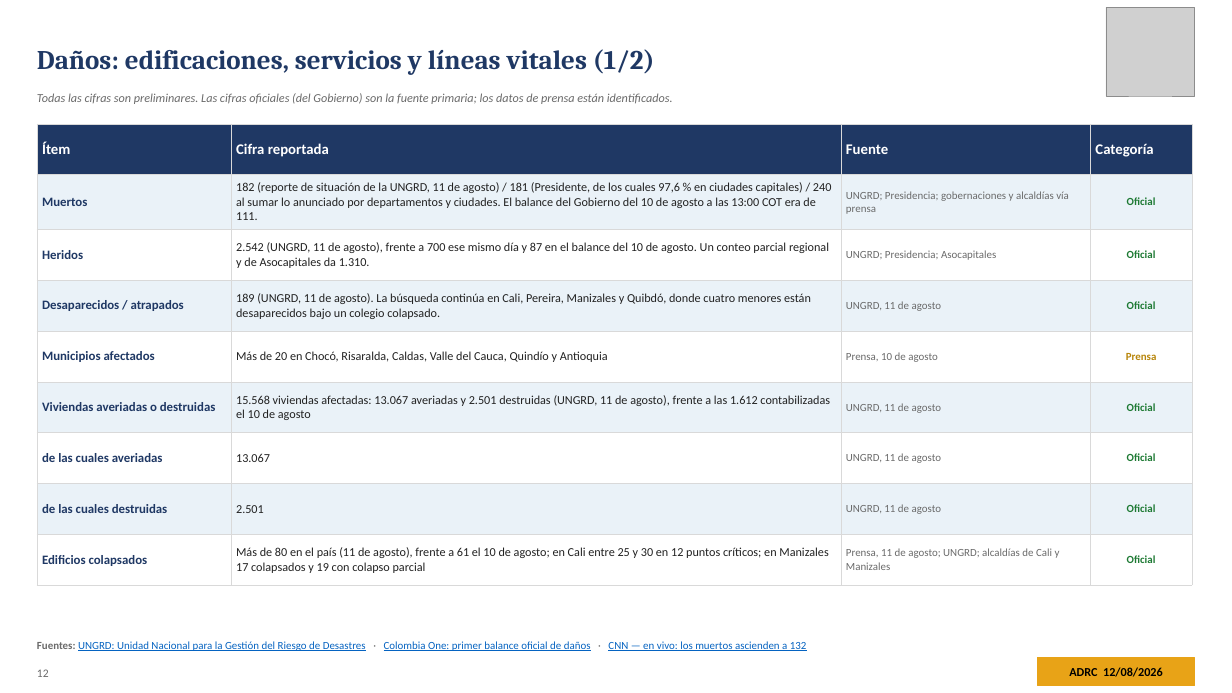
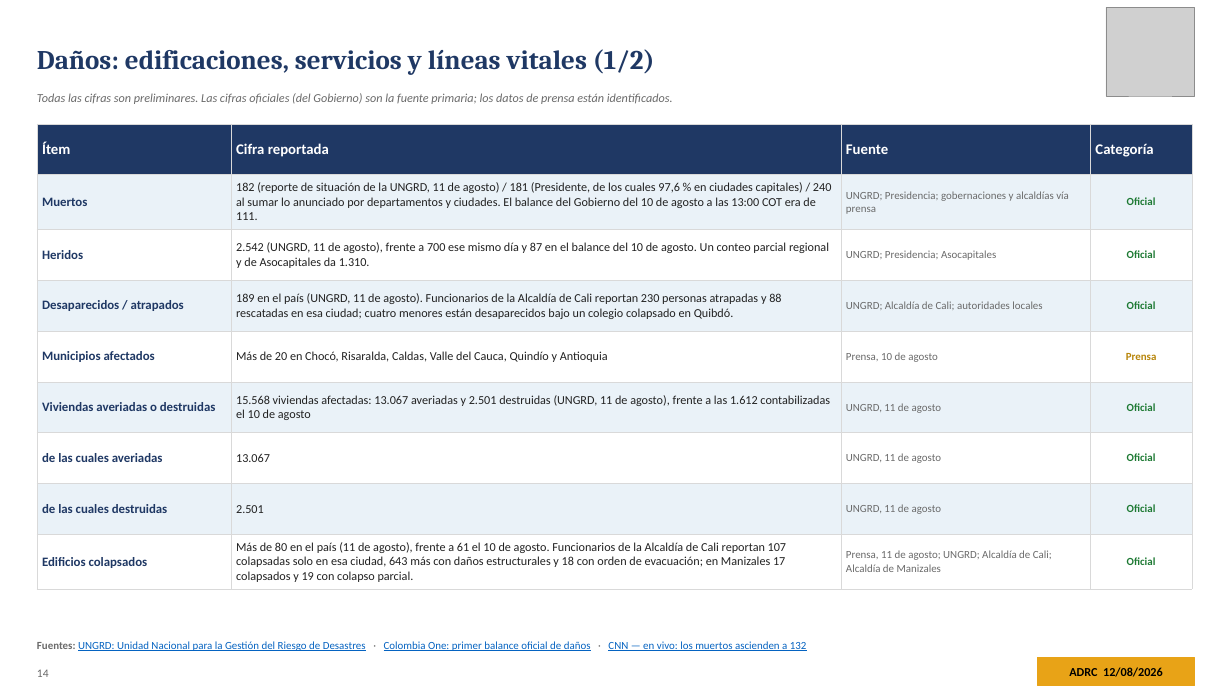
Before and after one commit to kochobi-max/whatsmap, a slide deck: slide 14 of reports/colombia_eq_20260810/output/ADRC_EQ_COL_Choco_20260810_ES.pptx (slide 12 before the commit). Drawn at 1232x693 pixels with LibreOffice and Linux fonts; fonts in the diff are those of the drawing; grey boxes stand for pictures. Boxes give left, top, right and bottom in pixels: in the first picture for what was removed or moved away, otherwise in the second. Text is boxed around its words. In the diff, an @@ line names an element or a change of style, - is before the commit and + after.

```diff
--- a/reports/colombia_eq_20260810/output/ADRC_EQ_COL_Choco_20260810_ES.pptx
+++ b/reports/colombia_eq_20260810/output/ADRC_EQ_COL_Choco_20260810_ES.pptx
@@ table at (37,124,1192,586) @@
-row 4, column 2: 189 (UNGRD, 11 de agosto). La búsqueda continúa en Cali, Pereira, Manizales y Quibdó, donde cuatro menores están desaparecidos bajo un colegio colapsado.
+row 4, column 2: 189 en el país (UNGRD, 11 de agosto). Funcionarios de la Alcaldía de Cali reportan 230 personas atrapadas y 88 rescatadas en esa ciudad; cuatro menores están desaparecidos bajo un colegio colapsado en Quibdó.
-row 4, column 3: UNGRD, 11 de agosto
+row 4, column 3: UNGRD; Alcaldía de Cali; autoridades locales
-row 9, column 2: Más de 80 en el país (11 de agosto), frente a 61 el 10 de agosto; en Cali entre 25 y 30 en 12 puntos críticos; en Manizales 17 colapsados y 19 con colapso parcial
+row 9, column 2: Más de 80 en el país (11 de agosto), frente a 61 el 10 de agosto. Funcionarios de la Alcaldía de Cali reportan 107 colapsadas solo en esa ciudad, 643 más con daños estructurales y 18 con orden de evacuación; en Manizales 17 colapsados y 19 con colapso parcial.
-row 9, column 3: Prensa, 11 de agosto; UNGRD; alcaldías de Cali y Manizales
+row 9, column 3: Prensa, 11 de agosto; UNGRD; Alcaldía de Cali; Alcaldía de Manizales
@@ text at (37,669,49,677): text changed @@
-12
+14
```
Also in this commit, not shown: 23 other slides changed, 2 slides added, 15 other files.
